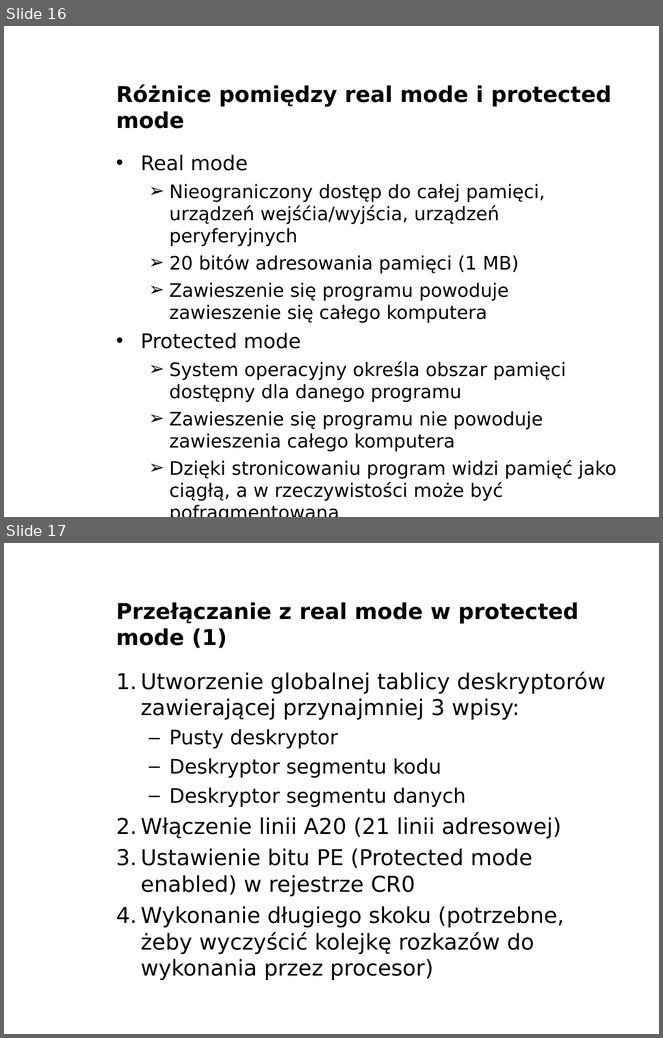
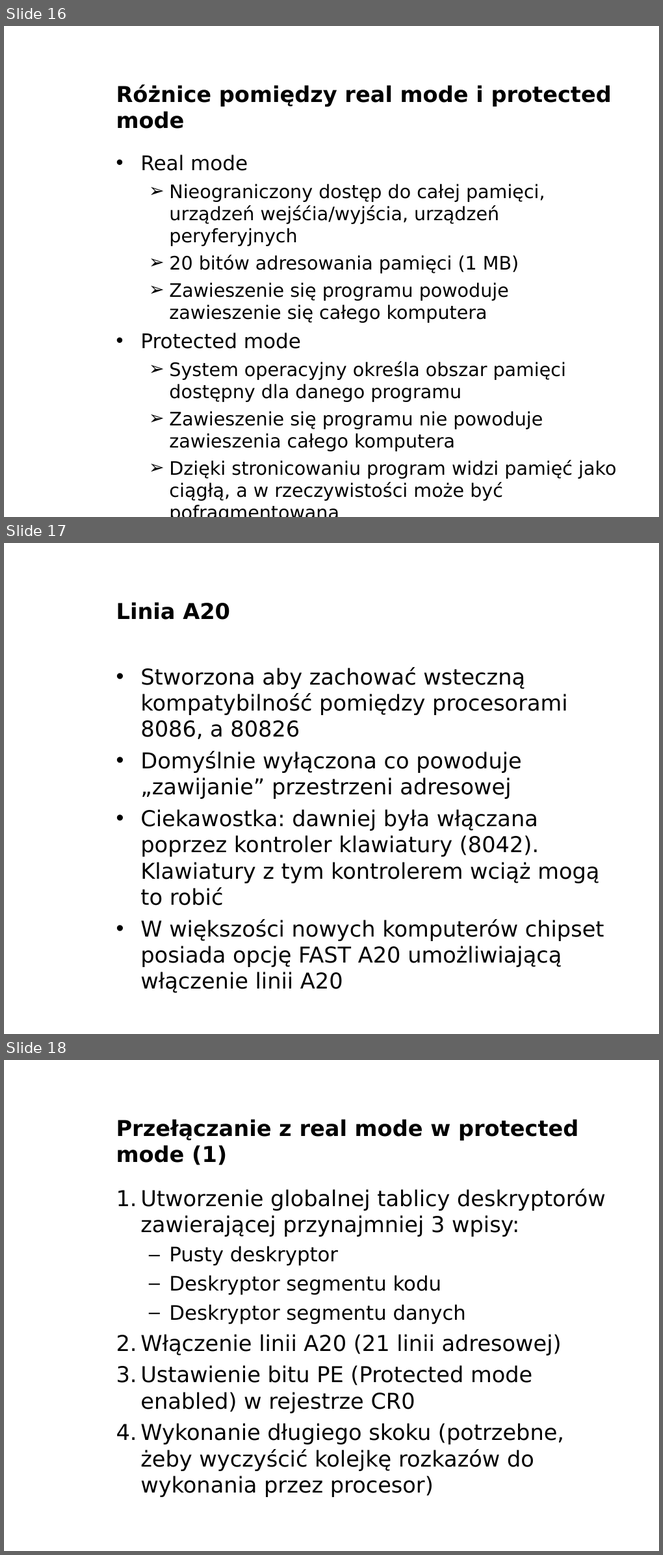
Before and after one commit to bercik/pn_prezentacja, a slide deck: robert/prezentacja.odp. Shown one above the other, each under a label of ours: slides 16 and 17 before the commit, slides 16, 17 and 18 after it. The pictures are 663x1038 and 663x1555 pixels, drawn with LibreOffice and Linux fonts; fonts in the diff are those of the drawing; background and template pictures are left out. Boxes give left, top, right and bottom in pixels: in the first picture for what was removed or moved away, otherwise in the second. Text is boxed around its words. In the diff, an @@ line names an element or a change of style, - is before the commit and + after.

```diff
--- a/robert/prezentacja.odp
+++ b/robert/prezentacja.odp
@@ slide 17 added at bbox=[4, 543, 659, 1034], background picture (left out) @@
@@ title added at bbox=[116, 602, 230, 620], 24 pt, text #000000, bold @@
+Linia A20
@@ text added at bbox=[140, 667, 605, 993], 24 pt, text #000000 @@
+• Stworzona aby zachować wsteczną kompatybilność pomiędzy procesorami 8086, a 80826
+• Domyślnie wyłączona co powoduje „zawijanie” przestrzeni adresowej
+• Ciekawostka: dawniej była włączana poprzez kontroler klawiatury (8042). Klawiatury z tym kontrolerem wciąż mogą to robić
+• W większości nowych komputerów chipset posiada opcję FAST A20 umożliwiającą włączenie linii A20
@@ text added at bbox=[551, 1017, 659, 1034], 11 pt, text #FFFFFF, bold @@
+www.agh.edu.pl
@@ what was slide 17 is now slide 18 @@
```
Also in this commit, not shown: 1 slide changed, 3 other slides added, 1 slide removed.
